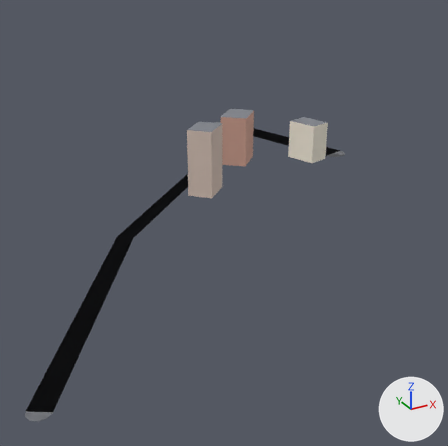
Renders of the glTF model apps/client/public/cities/moscow_synth/tiles/-4_-2.glb from each side of a commit.
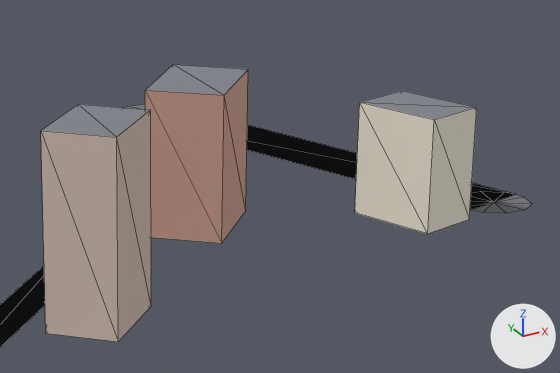
Each version appears first whole from a 50 mm lens placed at (-1019.0, 172.0, 121.0), pointed at (-875.0, 435.0, -10.0), and next in a close-up on the part from 39% to 79% of the width and 20% to 47% of the height. Every picture has the same lights, and +X, +Y and +Z are marked at lower right. The older version's two pictures come first. The close-ups show mesh edges as thin lines. Vertices at exactly the same position are counted once.
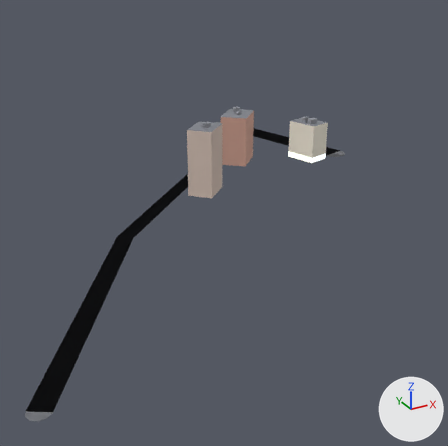
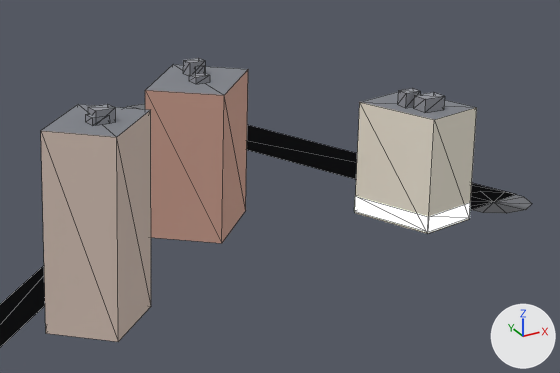
What differs and where, as boxes [x1, y1, x2, y2] in the close-ups (560 x 373 px):
'Mesh_0', reshaped
    before: [0, 64, 532, 347]
    after: [0, 58, 532, 347]
part 1 of me_mesh_0, added
    after: [85, 58, 471, 232]

The change, as a list of edits to the scene's bpy script:
```text
Add mat_shop:
    mat_shop = bpy.data.materials.new('shop')
    mat_shop.use_nodes = True; mat_shop.node_tree.nodes.clear()
    _N = mat_shop.node_tree.nodes; _L = mat_shop.node_tree.links
    n0 = _N.new('ShaderNodeBsdfPrincipled'); n0.name = 'Principled BSDF'
    n0.inputs[28].default_value = 1.0  # 'Emission Strength'
    n1 = _N.new('ShaderNodeOutputMaterial'); n1.name = 'Material Output'
    n2 = _N.new('ShaderNodeVertexColor'); n2.name = 'Color Attribute'
    _L.new(n0.outputs[0], n1.inputs[0])  # 'BSDF' to 'Surface'
    _L.new(n2.outputs[0], n0.inputs[0])  # 'Color' to 'Base Color'
Change me_mesh_0:
    used by ob_mesh_0; location = (0.0, 0.0, 0.0)
    remove me_mesh_0.from_pydata(...)  # 80 vertices, 78 faces; spans x -1001.0..-761.0, y 318.0..589.0, z 0.0..36.0
    add me_mesh_0.from_pydata(...)  # 148 vertices, 154 faces; spans x -1001.0..-761.0, y 318.0..589.0, z 0.0..39.0
    me_mesh_0 part 1
    62 vertices are added at x -876.0..-781.0, y 455.0..502.0, z 0.0..39.0
    6 new vertices lie (0.0, 0.0, 4.0) away from vertices in x -799.0..-781.0, y 469.0..491.0, z 0.0
    70 new faces join them, mat_roof
    6 new faces join them, mat_shop
    add me_mesh_0.materials.append(mat_shop)
```
